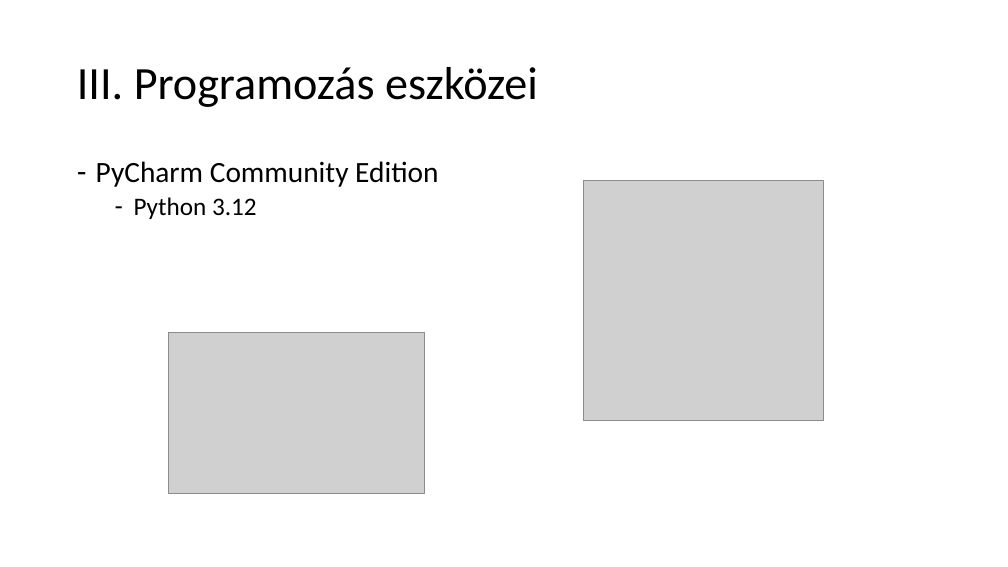
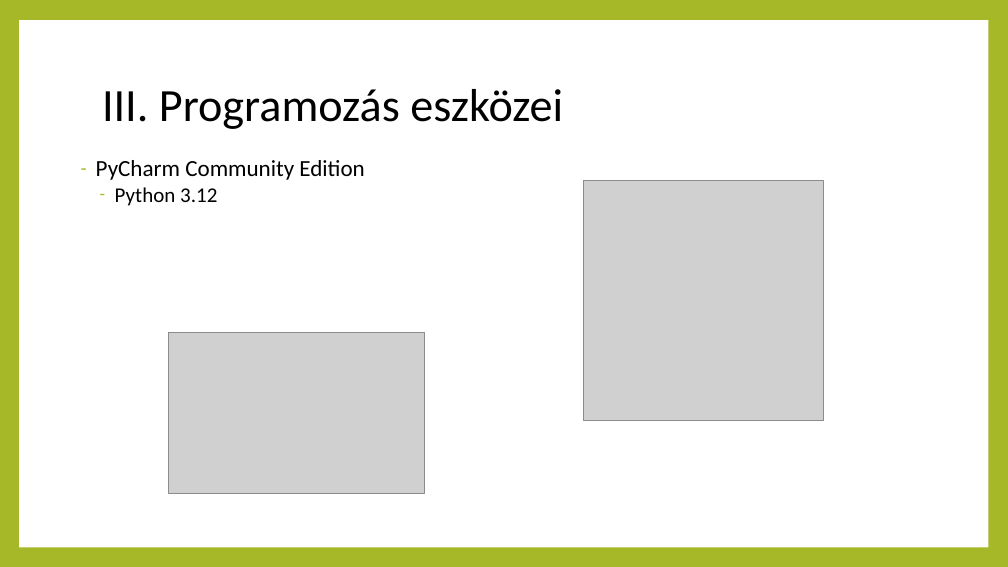
Before and after one commit to PatrikBauer/projektfeladatCV, a slide deck: slide 5 of projekthu.pptx. Drawn at 1008x567 pixels with LibreOffice and Linux fonts; fonts in the diff are those of the drawing; grey boxes stand for pictures. Boxes give left, top, right and bottom in pixels: in the first picture for what was removed or moved away, otherwise in the second. Text is boxed around its words. In the diff, an @@ line names an element or a change of style, - is before the commit and + after.

```diff
--- a/projekthu.pptx
+++ b/projekthu.pptx
@@ background #FFFFFF to #A6B727 @@
@@ rectangle added at [19, 20, 988, 547], fill #FFFFFF @@
@@ title "III. Programozás eszközei": place and size @@
-title "III. Programozás eszközei" at [77, 67, 538, 107]
+title "III. Programozás eszközei" at [102, 89, 563, 129]
@@ text "PyCharm Community Edition" at [96, 160, 364, 206]: size 28 to 22 pt in "PyCharm Community Edition"; size 24 to 20 pt in "Python 3.12"; indent changed; more space between paragraphs @@
```
Also in this commit, not shown: 16 other slides changed, 9 slides added, 4 other files.
